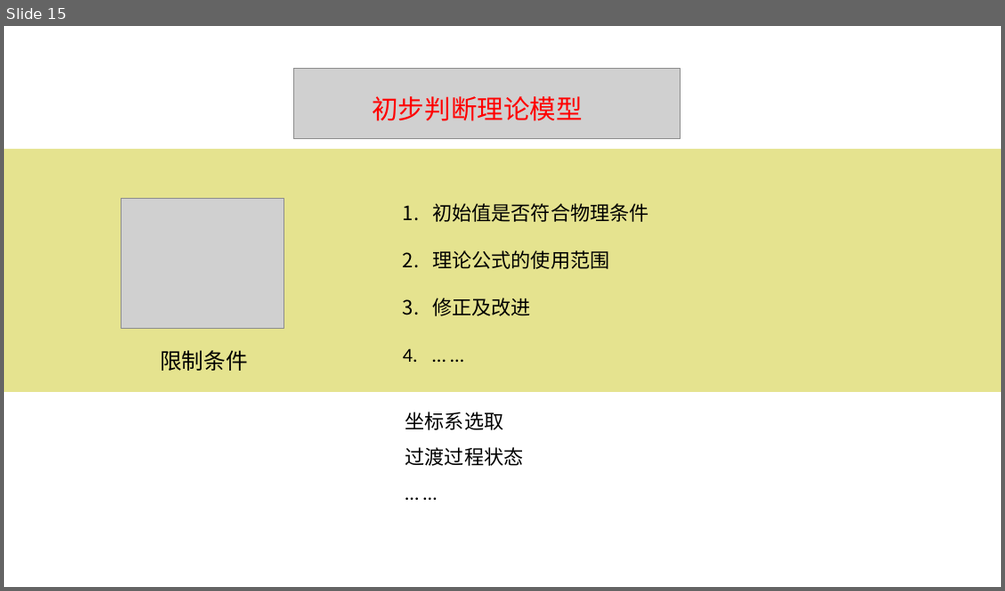
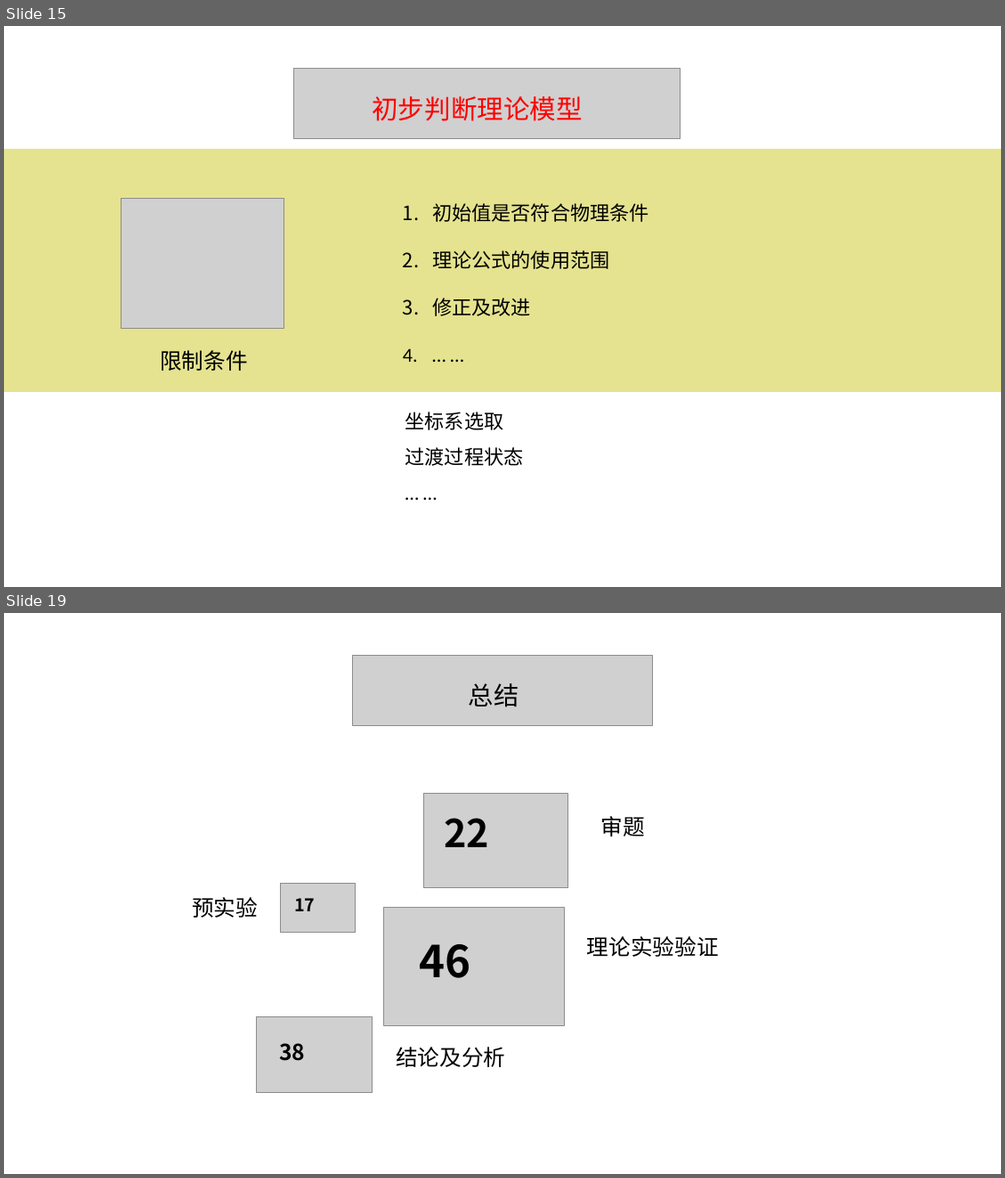
Before and after one commit to sybcfq100/MatlabForGit, a slide deck: 物理实验技能.pptx. Shown one above the other, each under a label of ours: slide 15 before the commit, slides 15 and 19 after it; the slides between them are not shown. The pictures are 1005x591 and 1005x1178 pixels, drawn with LibreOffice and Linux fonts; fonts in the diff are those of the drawing; grey boxes stand for pictures. Boxes give left, top, right and bottom in pixels: in the first picture for what was removed or moved away, otherwise in the second. Text is boxed around its words. In the diff, an @@ line names an element or a change of style, - is before the commit and + after.

```diff
--- a/物理实验技能.pptx
+++ b/物理实验技能.pptx
@@ slide 19 added at (4, 613, 1001, 1174), background #FFFFFF @@
@@ picture added at (353, 655, 652, 726) @@
@@ text added at (469, 683, 519, 707), 23 pt, text #000000 @@
+总结
@@ picture added at (423, 793, 568, 887) @@
@@ text added at (444, 818, 489, 847), 35 pt, text #000000, bold @@
+22
@@ text added at (601, 816, 645, 836), 20 pt, text #000000 @@
+审题
@@ text added at (192, 897, 258, 917), 20 pt, text #000000 @@
+预实验
@@ picture added at (280, 883, 355, 932) @@
@@ text added at (294, 898, 315, 911), 16 pt, text #000000, bold @@
+17
@@ picture added at (383, 908, 564, 1025) @@
@@ text added at (420, 944, 471, 978), 40 pt, text #000000, bold @@
+46
@@ text added at (587, 936, 719, 957), 20 pt, text #000000 @@
+理论实验验证
@@ picture added at (256, 1017, 372, 1093) @@
@@ text added at (279, 1043, 305, 1061), 20 pt, text #000000, bold @@
+38
@@ text added at (396, 1046, 505, 1067), 20 pt, text #000000 @@
+结论及分析
```
Also in this commit, not shown: 2 slides changed, 3 other slides added, 10 slides removed.
